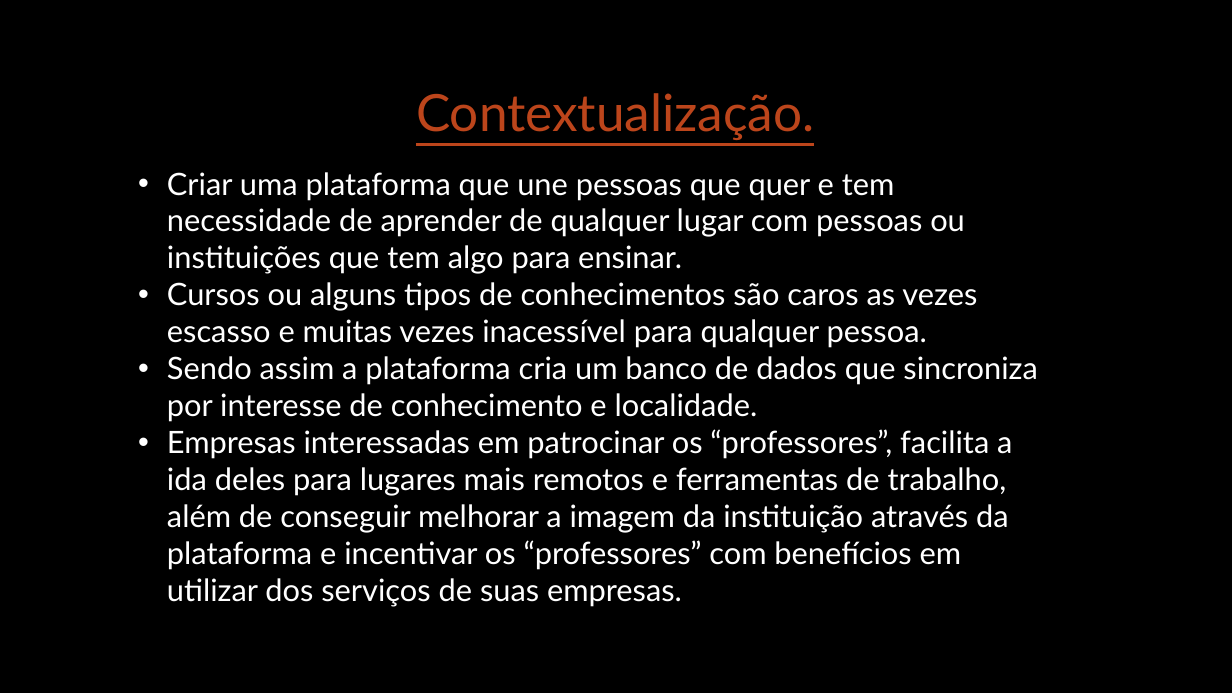
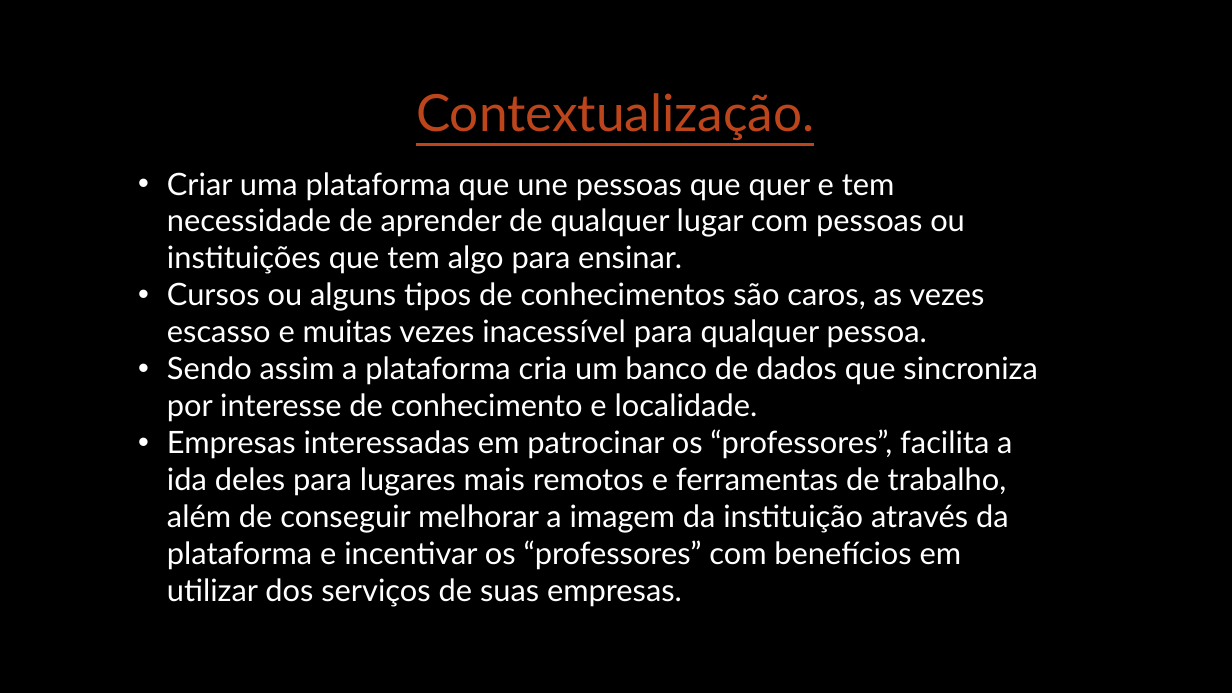
Before and after one commit to raphaelbachega/Bachega-s-repository, a slide deck: slide 2 of conteudoBandtecBachega/CicloDeVidaDeDesenvolvimento.pptx. Drawn at 1232x693 pixels with LibreOffice and Linux fonts; fonts in the diff are those of the drawing; background and template pictures are left out. Boxes give left, top, right and bottom in pixels: in the first picture for what was removed or moved away, otherwise in the second. Text is boxed around its words. In the diff, an @@ line names an element or a change of style, - is before the commit and + after.

```diff
--- a/conteudoBandtecBachega/CicloDeVidaDeDesenvolvimento.pptx
+++ b/conteudoBandtecBachega/CicloDeVidaDeDesenvolvimento.pptx
@@ text at <box>167,282,984,348</box>: text changed @@
-• Cursos ou alguns tipos de conhecimentos são caros as vezes escasso e muitas vezes inacessível para qualquer pessoa.
+• Cursos ou alguns tipos de conhecimentos são caros, as vezes escasso e muitas vezes inacessível para qualquer pessoa.
```
Also in this commit, not shown: 15 other files.
